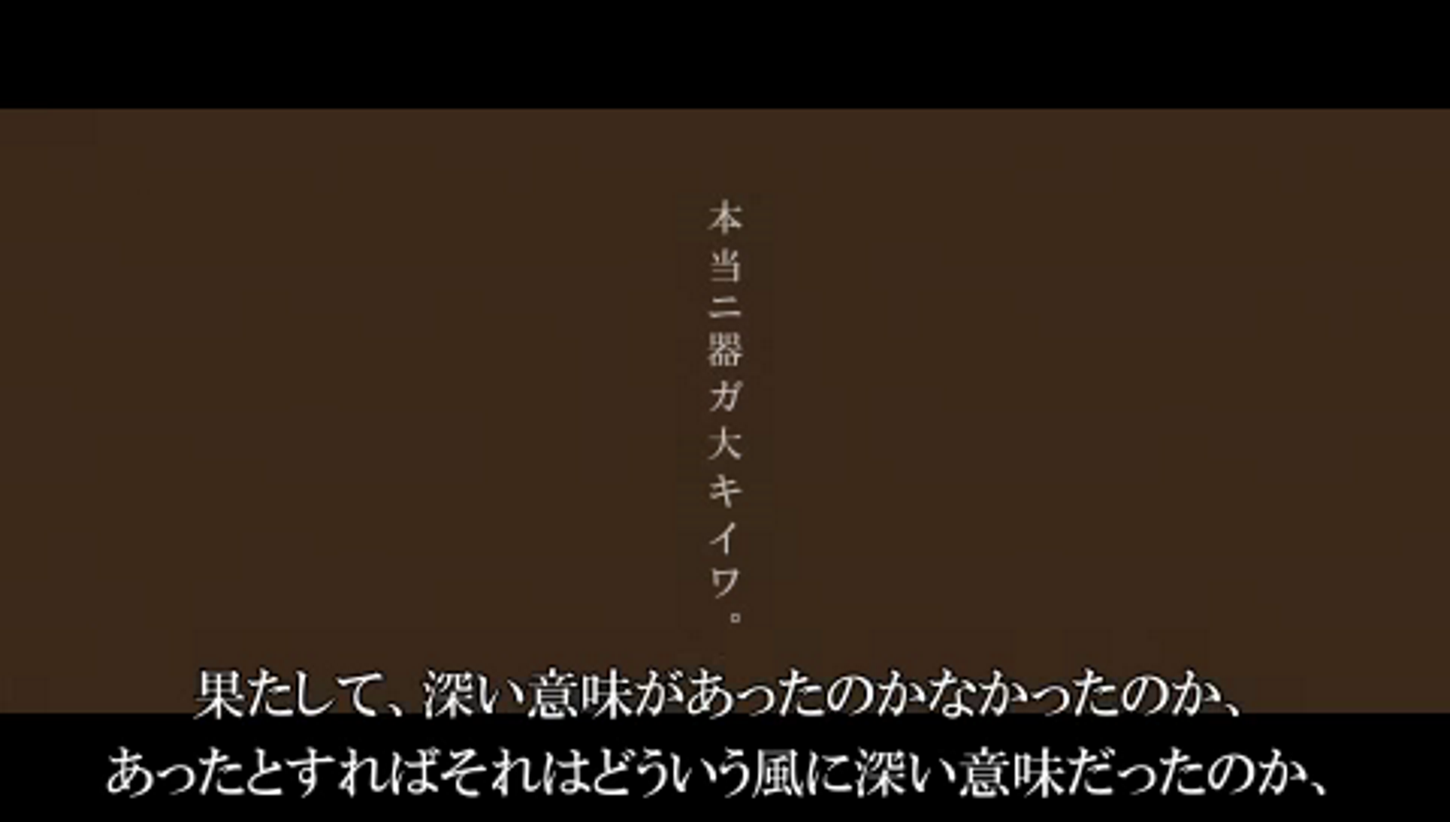
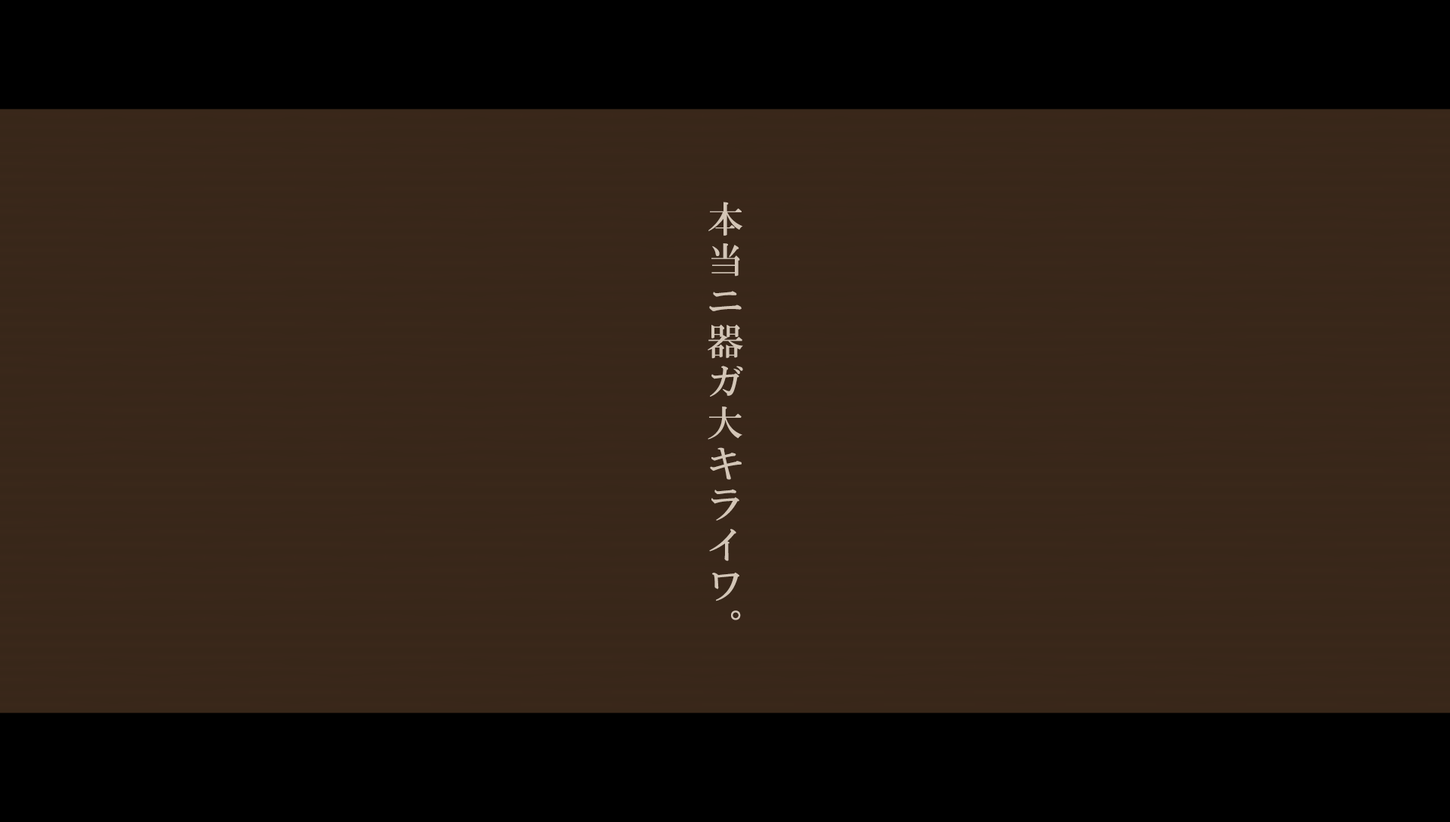
Layer changes from the first 1450px x 822px image to the second:
added layer "本当ニ器ガ大キライワ。" above "Layer 2" over (x1=707, y1=201, x2=744, y2=621)
showed "Layer 2" over (x1=0, y1=107, x2=1450, y2=799)
